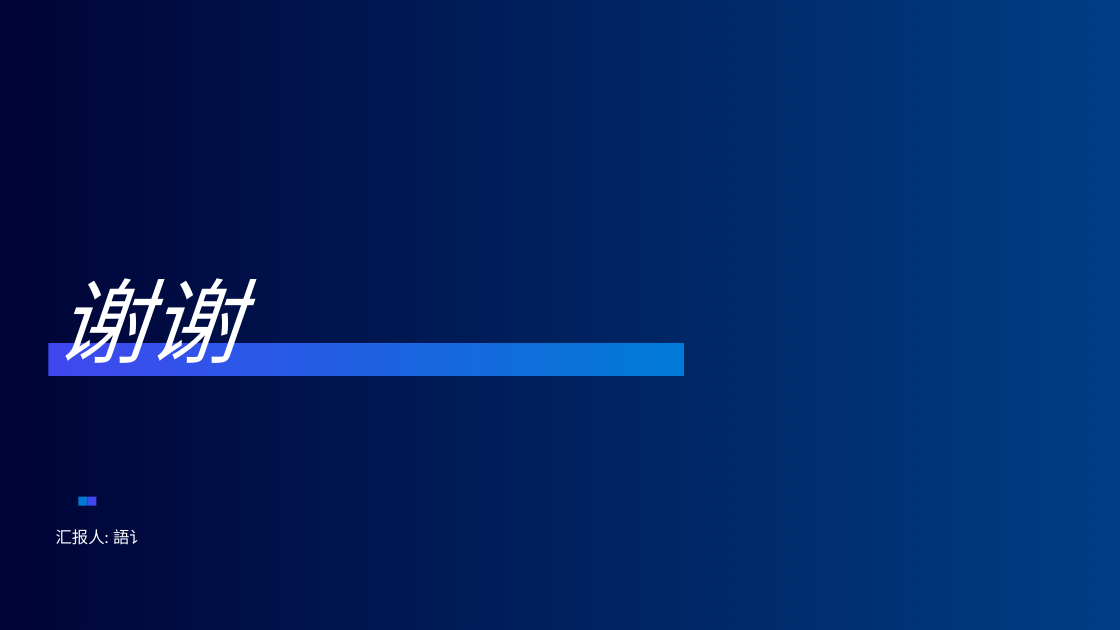
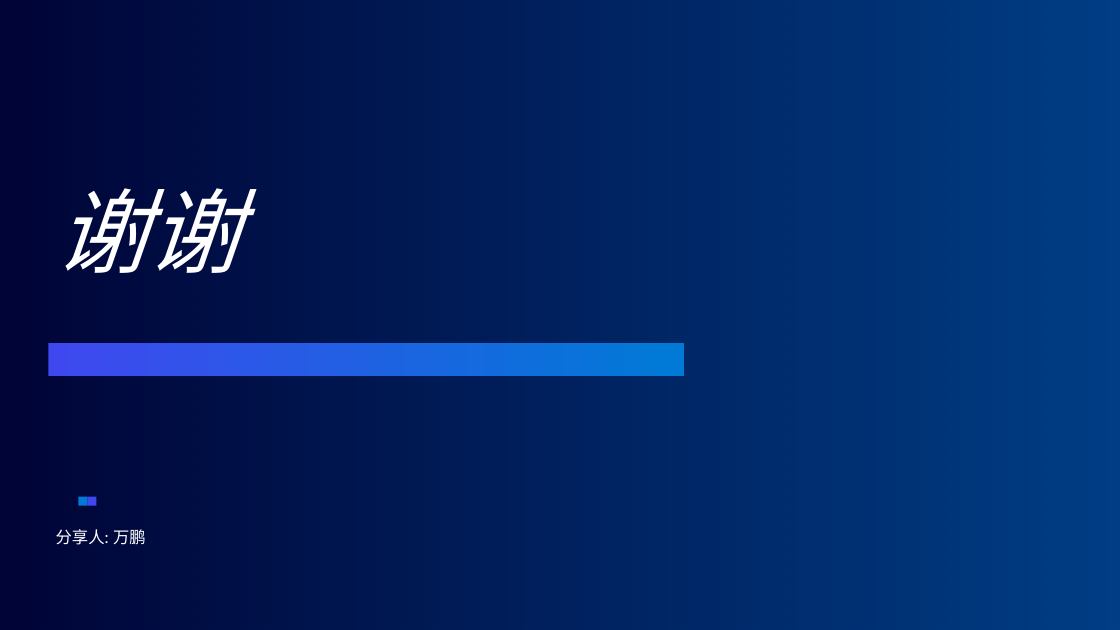
Before and after one commit to qq986063761/study, a slide deck: slide 14 of 分享/aiCode/ppt/AI编程.pptx. Drawn at 1120x630 pixels with LibreOffice and Linux fonts; fonts in the diff are those of the drawing; background and template pictures are left out. Boxes give left, top, right and bottom in pixels: in the first picture for what was removed or moved away, otherwise in the second. Text is boxed around its words. In the diff, an @@ line names an element or a change of style, - is before the commit and + after.

```diff
--- a/分享/aiCode/ppt/AI编程.pptx
+++ b/分享/aiCode/ppt/AI编程.pptx
@@ title "谢谢" rewrapped from (x1=56, y1=278, x2=241, y2=376) to (x1=56, y1=188, x2=241, y2=273) @@
@@ text at (x1=56, y1=529, x2=146, y2=545): text changed @@
-汇报人: 語讠
+分享人: 万鹏
```
Also in this commit, not shown: 5 other slides changed, 10 slides added, 8 slides removed, 5 other files.
